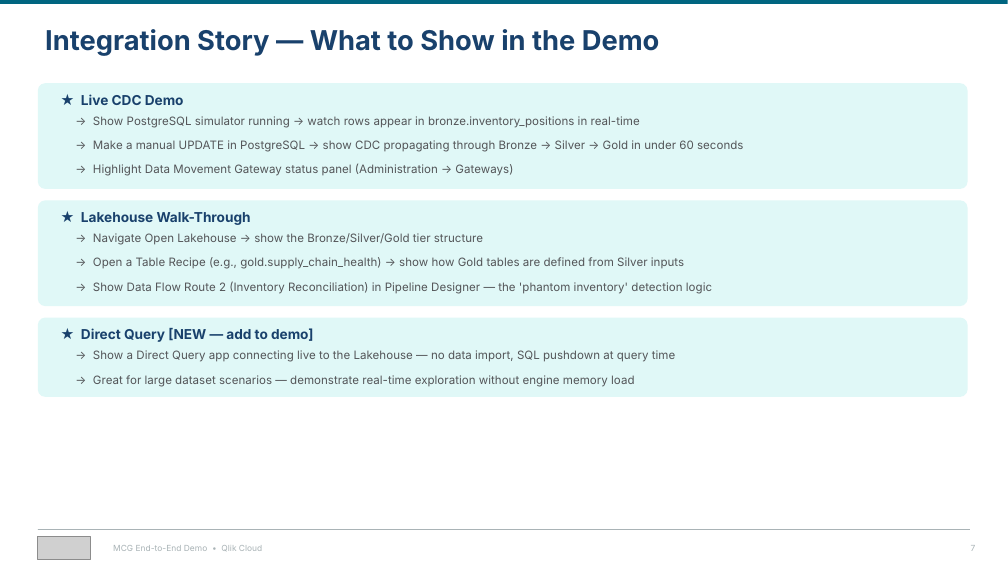
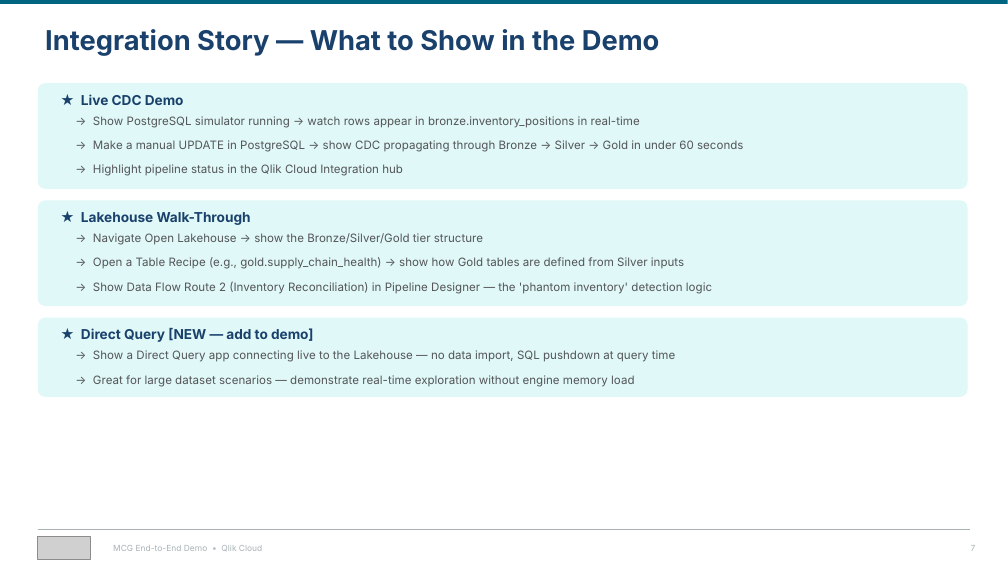
Before and after one commit to robertschoenfeldqlik/meridan_retail_group_qlik_demo_assets, a slide deck: slide 7 of MCG_Demo_Overview_Four_Stories.pptx. Drawn at 1008x567 pixels with LibreOffice and Linux fonts; fonts in the diff are those of the drawing; grey boxes stand for pictures. Boxes give left, top, right and bottom in pixels: in the first picture for what was removed or moved away, otherwise in the second. Text is boxed around its words. In the diff, an @@ line names an element or a change of style, - is before the commit and + after.

```diff
--- a/MCG_Demo_Overview_Four_Stories.pptx
+++ b/MCG_Demo_Overview_Four_Stories.pptx
@@ text at (93,164,403,176): text changed @@
-→ Highlight Data Movement Gateway status panel (Administration → Gateways)
+→ Highlight pipeline status in the Qlik Cloud Integration hub
```
Also in this commit, not shown: 2 other slides changed, 2 other files.
